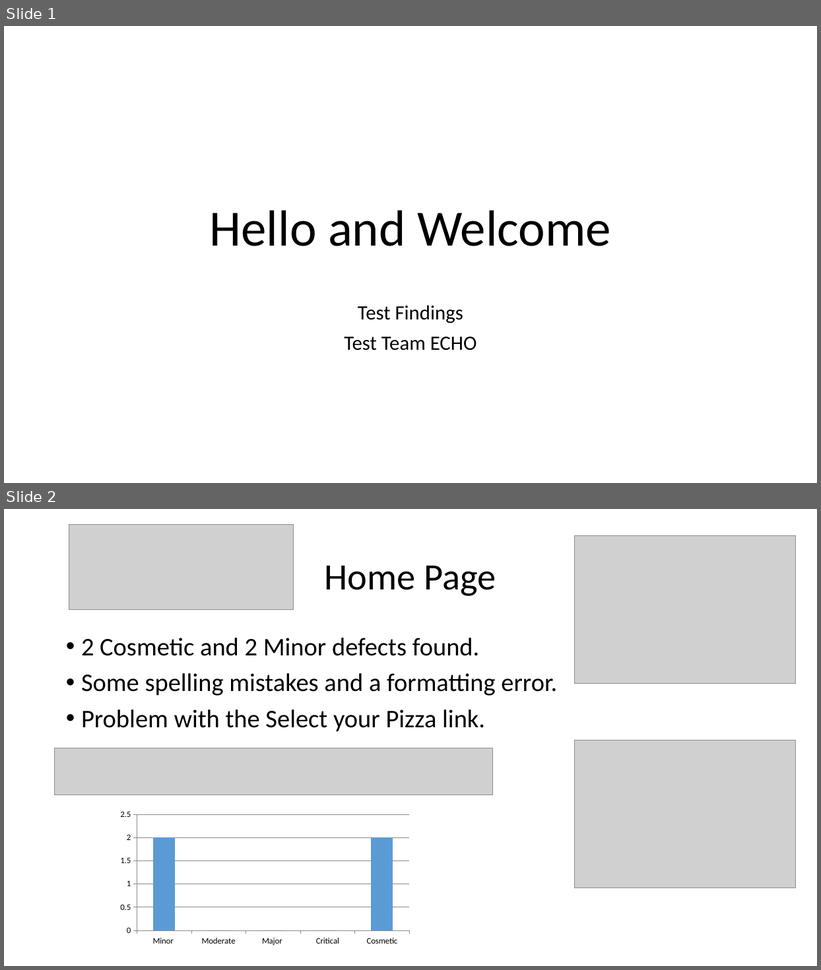
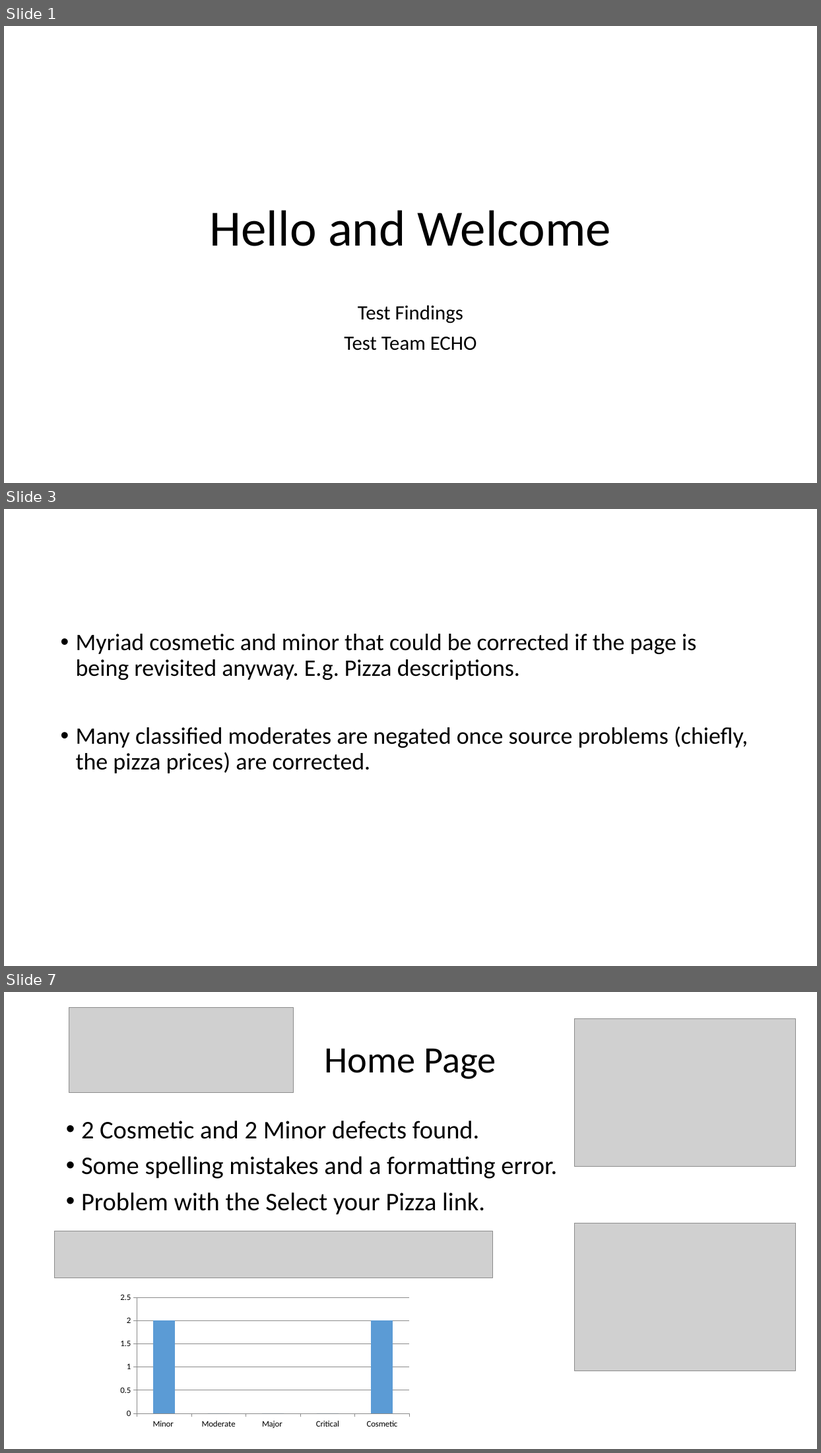
Before and after one commit to KevinOHare/Software-Testing-And-Verification, a slide deck: Presentation/Echo_Presentation.pptx. Shown one above the other, each under a label of ours: slides 1 and 2 before the commit, slides 1, 3 and 7 after it; the slides between them are not shown. The pictures are 821x970 and 821x1453 pixels, drawn with LibreOffice and Linux fonts; fonts in the diff are those of the drawing; grey boxes stand for pictures. Boxes give left, top, right and bottom in pixels: in the first picture for what was removed or moved away, otherwise in the second. Text is boxed around its words. In the diff, an @@ line names an element or a change of style, - is before the commit and + after.

```diff
--- a/Presentation/Echo_Presentation.pptx
+++ b/Presentation/Echo_Presentation.pptx
@@ slide 3 added at (4, 509, 817, 966), background #FFFFFF @@
@@ text added at (76, 634, 748, 774), 28 pt, text #000000 @@
+• Myriad cosmetic and minor that could be corrected if the page is being revisited anyway. E.g. Pizza descriptions.
+• Many classified moderates are negated once source problems (chiefly, the pizza prices) are corrected.
@@ what was slide 2 is now slide 7 @@
```
Also in this commit, not shown: 4 other slides added, 1 slide removed.
